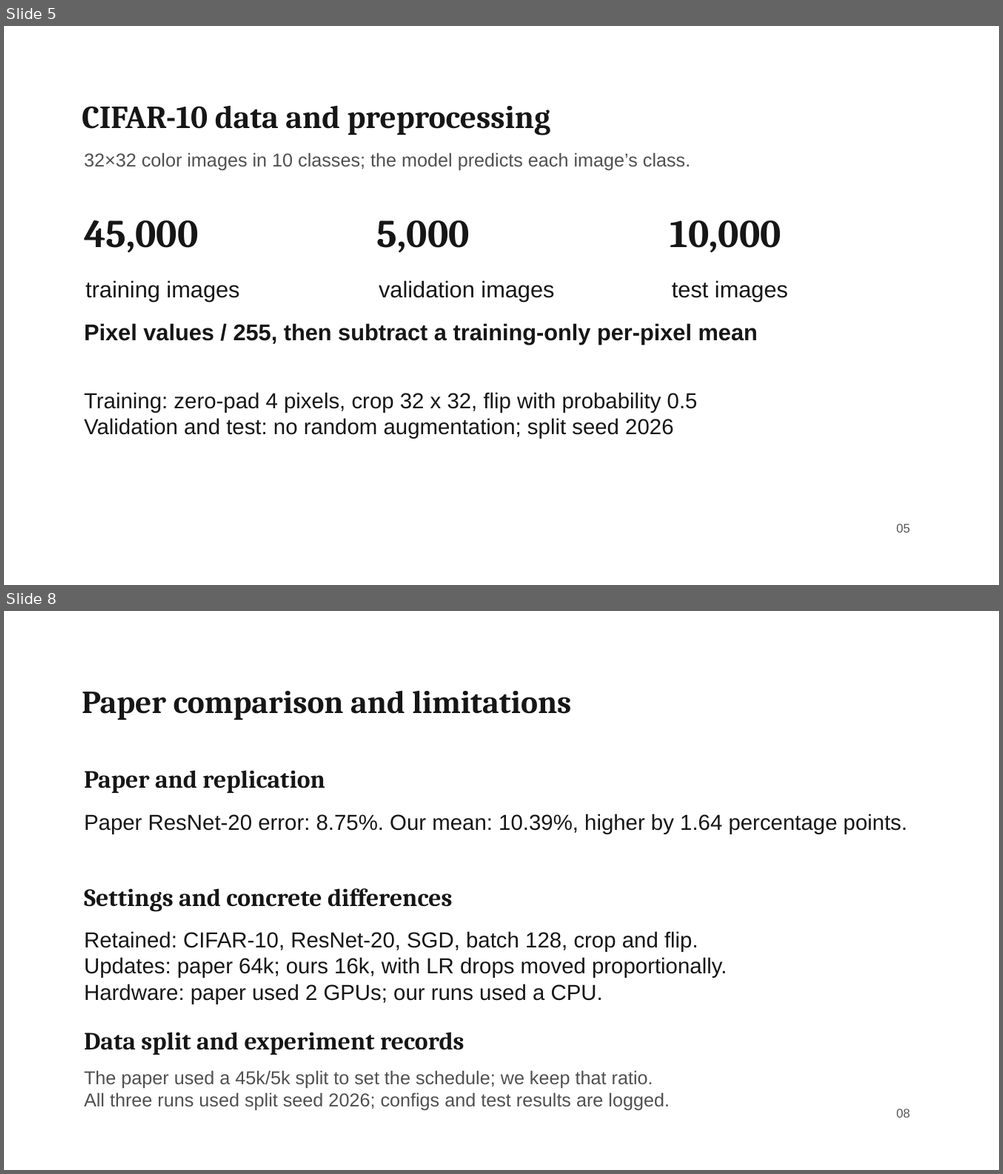
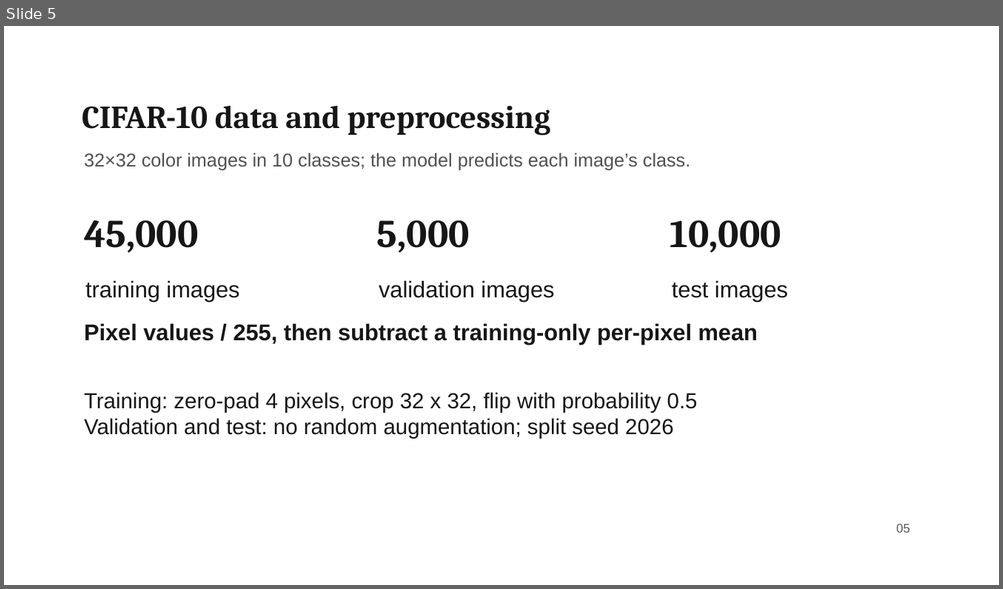
Before and after one commit to liuyanze910-svg/miae01-resnet-replication, a slide deck: docs/slides/week4_a_background_methods.pptx. Shown one above the other, each under a label of ours: slides 5 and 8 before the commit, slide 5 after it; the slides between them are not shown. The pictures are 1003x1174 and 1003x589 pixels, drawn with LibreOffice and Linux fonts; fonts in the diff are those of the drawing; background and template pictures are left out. Boxes give left, top, right and bottom in pixels: in the first picture for what was removed or moved away, otherwise in the second. Text is boxed around its words. In the diff, an @@ line names an element or a change of style, - is before the commit and + after.

```diff
--- a/docs/slides/week4_a_background_methods.pptx
+++ b/docs/slides/week4_a_background_methods.pptx
@@ slide 8 removed at bbox=[4, 611, 999, 1170], background picture (left out) @@
@@ text removed at bbox=[82, 691, 571, 721] @@
-Paper comparison and limitations
@@ text removed at bbox=[84, 770, 325, 793] @@
-Paper and replication
@@ text removed at bbox=[84, 814, 908, 834] @@
-Paper ResNet-20 error: 8.75%. Our mean: 10.39%, higher by 1.64 percentage points.
@@ text removed at bbox=[84, 889, 452, 912] @@
-Settings and concrete differences
@@ text removed at bbox=[84, 931, 726, 1005] @@
-Retained: CIFAR-10, ResNet-20, SGD, batch 128, crop and flip.
-Updates: paper 64k; ours 16k, with LR drops moved proportionally.
-Hardware: paper used 2 GPUs; our runs used a CPU.
@@ text removed at bbox=[84, 1032, 464, 1055] @@
-Data split and experiment records
@@ text removed at bbox=[84, 1071, 669, 1111] @@
-The paper used a 45k/5k split to set the schedule; we keep that ratio.
-All three runs used split seed 2026; configs and test results are logged.
@@ text removed at bbox=[896, 1109, 910, 1118] @@
-08
```
Also in this commit, not shown: 2 slides changed, 1 other slide removed, 2 other files.
